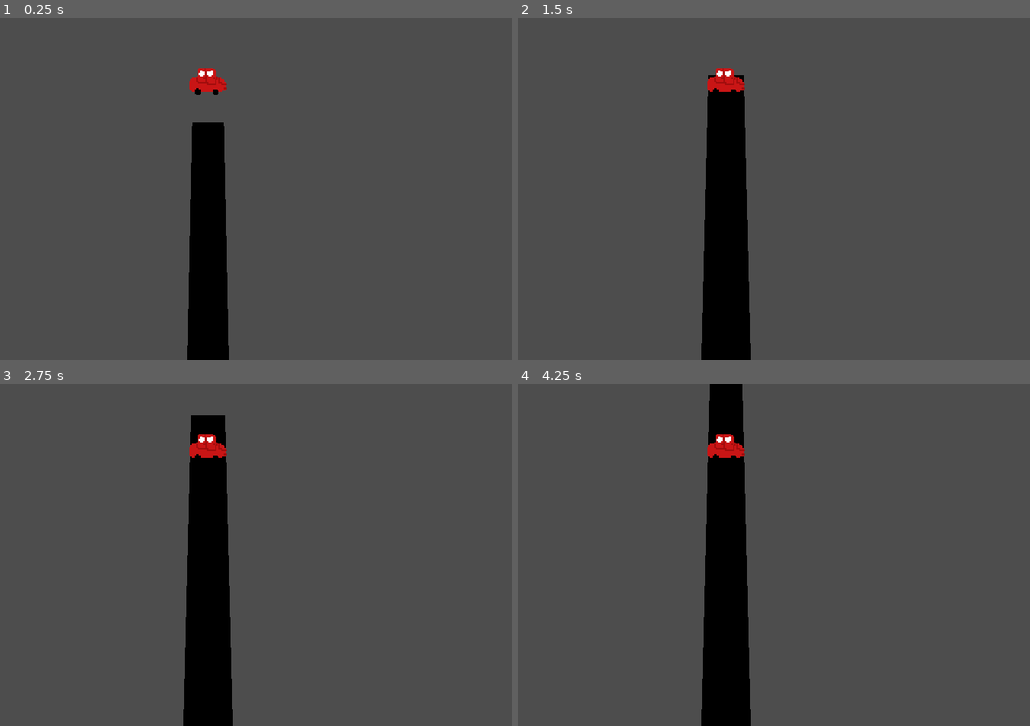
Above: before the commit, frames 1-4 (two rows, left to right).
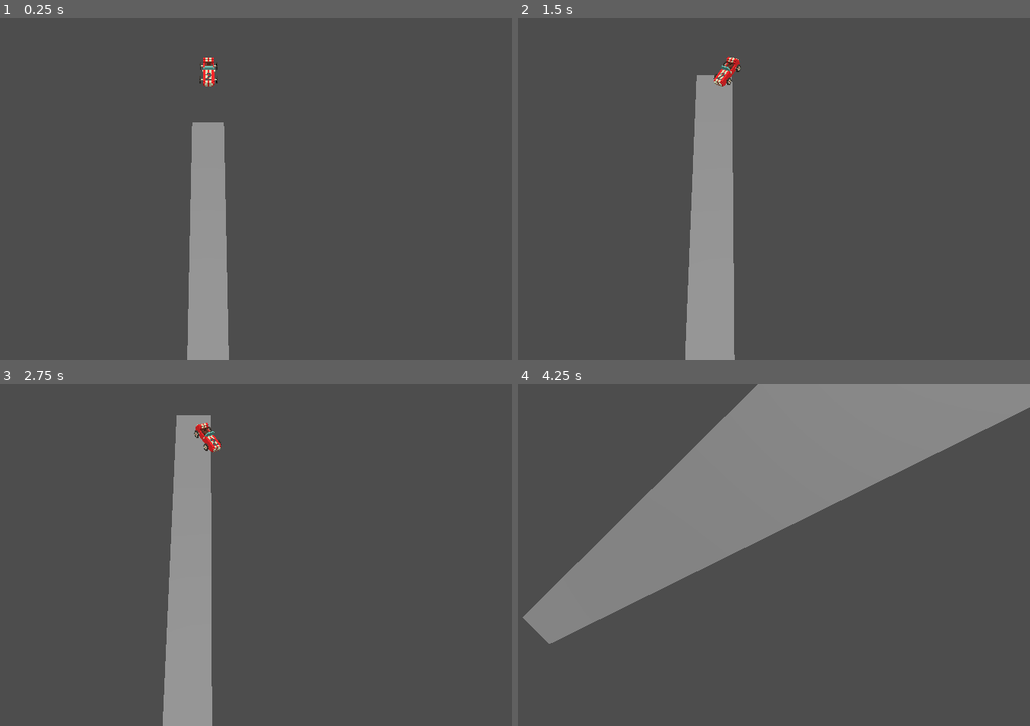
Above: after the commit, the same moments.

Repository: pmaitland/DownhillSoapboxChampion
Game: Godot game, scene res://Level.tscn
Two runs of this game, one before a commit and one after it. Both use one fixed random seed, a clock stepped at 60 frames per second and the inputs below.
Inputs:
- Up to frame 1 (0.25 s): no input
- Up to frame 2 (1.5 s): hold D (Right, bound only after the commit) 0.53-1.28 s; hold A (Left, bound only after the commit) from 1.28 s (still down)
- Up to frame 3 (2.75 s): release A (Left, bound only after the commit) at 2.03 s; hold D (Right, bound only after the commit) from 2.03 s (still down)
- Up to frame 4 (4.25 s): release D (Right, bound only after the commit) at 3.53 s; hold A (Left, bound only after the commit) from 3.53 s (still down)

The runs differ from the first frame. In frame 1, 5.5% of the frame differs, in the area x 36-45%, y 11-100%; in frame 2, 9.3%; in frame 3, 11%; in frame 4, 32%, in the area x 0-100%, y 0-100%.

Commit message:
soapbox things

Diff:
--- a/DownhillSoapboxChampion/Prefabs/Soapbox.tscn
+++ b/DownhillSoapboxChampion/Prefabs/Soapbox.tscn
@@ -1,6 +1,7 @@
-[gd_scene load_steps=3 format=3 uid="uid://brfxru1ervwnt"]
+[gd_scene load_steps=4 format=3 uid="uid://brfxru1ervwnt"]
 
-[ext_resource type="Texture2D" uid="uid://bcvsgt182y5um" path="res://Sprites/soapbox.png" id="1_vj2mj"]
+[ext_resource type="Script" path="res://Scripts/Soapbox.gd" id="1_181s5"]
+[ext_resource type="ArrayMesh" uid="uid://2f1nqs3oqp01" path="res://Models/soapbox/soapbox-0.obj" id="1_jshho"]
 
 [sub_resource type="SphereShape3D" id="SphereShape3D_8qb7t"]
 
@@ -8,6 +9,7 @@
 
 [node name="RigidBody3D" type="RigidBody3D" parent="."]
 axis_lock_angular_x = true
+script = ExtResource("1_181s5")
 
 [node name="CollisionShape3D" type="CollisionShape3D" parent="RigidBody3D"]
 shape = SubResource("SphereShape3D_8qb7t")
@@ -15,9 +17,10 @@
 [node name="Camera3D" type="Camera3D" parent="RigidBody3D"]
 transform = Transform3D(1, 0, 0, 0, 0.707107, 0.707107, 0, -0.707107, 0.707107, 0, 2, 6)
 
-[node name="Sprite3D" type="Sprite3D" parent="RigidBody3D"]
-transform = Transform3D(3, 0, 0, 0, 3, 0, 0, 0, 3, 0, 0, 0)
-billboard = 1
-double_sided = false
-texture_filter = 0
-texture = ExtResource("1_vj2mj")
+[node name="Soapbox-0" type="MeshInstance3D" parent="RigidBody3D"]
+transform = Transform3D(-0.3, 1.31134e-08, -2.27131e-08, 0, 0.259808, 0.15, 2.62268e-08, 0.15, -0.259808, 0, 0, 0)
+mesh = ExtResource("1_jshho")
+skeleton = NodePath("../..")
+
+[node name="DirectionalLight3D" type="DirectionalLight3D" parent="RigidBody3D"]
+transform = Transform3D(1, 0, 0, 0, 0.707107, 0.707107, 0, -0.707107, 0.707107, 0, 2, 6)
--- a/DownhillSoapboxChampion/Scripts/Soapbox.gd
+++ b/DownhillSoapboxChampion/Scripts/Soapbox.gd
@@ -1,9 +1,12 @@
-extends CharacterBody3D
-
-var gravity = ProjectSettings.get_setting("physics/3d/default_gravity")
+extends RigidBody3D
 
 
 func _physics_process(delta):
-	if not is_on_floor():
-		velocity.y -= gravity * delta
-	move_and_slide()
+	if Input.is_action_pressed("Left"):
+		position.x -= 0.6 * delta
+		get_node("Soapbox-0").rotation.y = 140 * PI/180
+	elif Input.is_action_pressed("Right"):
+		position.x += 0.6 * delta
+		get_node("Soapbox-0").rotation.y = 220 * PI/180
+	else:
+		get_node("Soapbox-0").rotation.y = 180 * PI/180
--- a/DownhillSoapboxChampion/project.godot
+++ b/DownhillSoapboxChampion/project.godot
@@ -18,3 +18,18 @@
 [display]
 
 window/size/mode=2
+
+[input]
+
+Left={
+"deadzone": 0.5,
+"events": [Object(InputEventKey,"resource_local_to_scene":false,"resource_name":"","device":-1,"window_id":0,"alt_pressed":false,"shift_pressed":false,"ctrl_pressed":false,"meta_pressed":false,"pressed":false,"keycode":0,"physical_keycode":65,"key_label":0,"unicode":97,"echo":false,"script":null)
+, Object(InputEventKey,"resource_local_to_scene":false,"resource_name":"","device":-1,"window_id":0,"alt_pressed":false,"shift_pressed":false,"ctrl_pressed":false,"meta_pressed":false,"pressed":false,"keycode":0,"physical_keycode":4194319,"key_label":0,"unicode":0,"echo":false,"script":null)
+]
+}
+Right={
+"deadzone": 0.5,
+"events": [Object(InputEventKey,"resource_local_to_scene":false,"resource_name":"","device":-1,"window_id":0,"alt_pressed":false,"shift_pressed":false,"ctrl_pressed":false,"meta_pressed":false,"pressed":false,"keycode":0,"physical_keycode":68,"key_label":0,"unicode":100,"echo":false,"script":null)
+, Object(InputEventKey,"resource_local_to_scene":false,"resource_name":"","device":-1,"window_id":0,"alt_pressed":false,"shift_pressed":false,"ctrl_pressed":false,"meta_pressed":false,"pressed":false,"keycode":0,"physical_keycode":4194321,"key_label":0,"unicode":0,"echo":false,"script":null)
+]
+}
Not shown, added: DownhillSoapboxChampion/Models/soapbox/soapbox-0.obj.import
Not shown, added: DownhillSoapboxChampion/Models/soapbox/soapbox-0.png.import
Not shown, added: DownhillSoapboxChampion/Models/soapbox/soapbox-1.obj.import
Not shown, added: DownhillSoapboxChampion/Models/soapbox/soapbox-1.png.import
